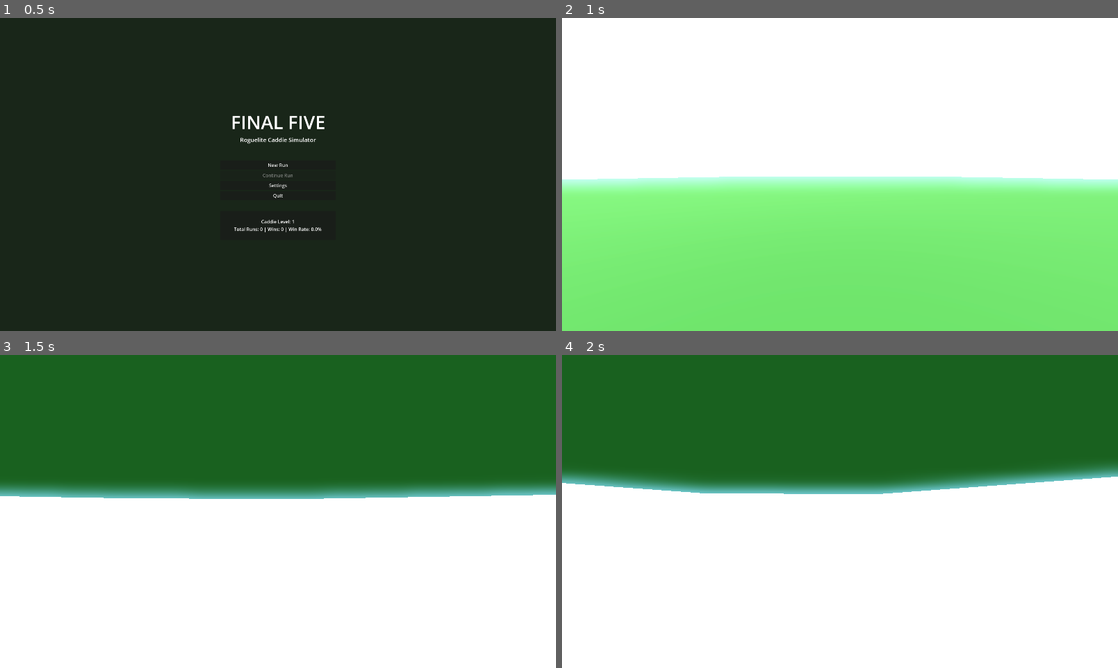
Above: before the commit, frames 1-4 (two rows, left to right).
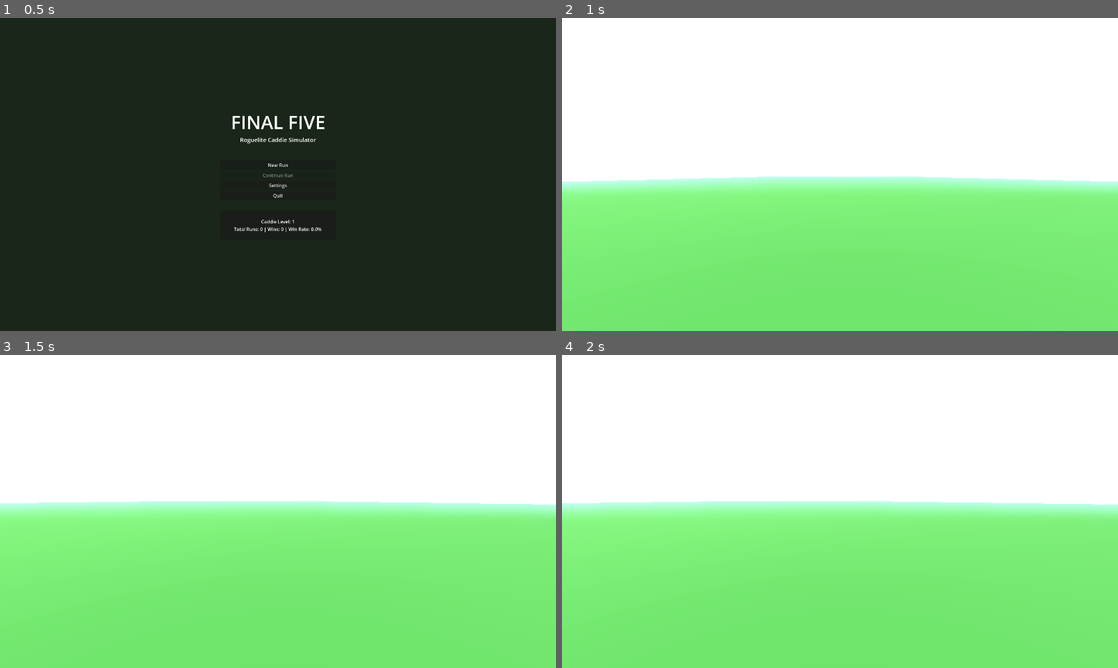
Above: after the commit, the same moments.

Repository: maybeiambatman/looper
Game: Godot game, scene res://scenes/main/main_menu.tscn
Two runs of this game, one before a commit and one after it. Both use one fixed random seed, a clock stepped at 60 frames per second and the inputs below.
Inputs (mouse positions are in pixels of both pictures, inside the frame that each line leads up to):
- Up to frame 1 (0.5 s): no input
- Up to frame 2 (1 s): click "New Run" at 0.5 s
- Up to frame 3 (1.5 s): tap Enter (confirm) at 1.25 s; move the mouse to (305, 511) at 1.27 s; hold W (move_forward) from 1.28 s (still down); hold Ctrl (crouch) from 1.28 s (still down)
- Up to frame 4 (2 s): keep holding W (move_forward); keep holding Ctrl (crouch)

Frame 1 is identical in both runs. In frame 2, 0.3% of the frame differs, in the area x 0-100%, y 50-53%; in frame 3, 99%, in the area x 0-100%, y 0-100%; in frame 4, 96%.

Commit message:
fix: Add ground collision and fix physics processing
- Enable use_collision on CSGBox3D ground
- Set collision_mask on Caddie to detect ground (layer 1)
- Always apply gravity and call move_and_slide() regardless of can_move state
- Lower starting position to be closer to ground

Diff:
--- a/scenes/main/game.tscn
+++ b/scenes/main/game.tscn
@@ -36,12 +36,14 @@
 
 [node name="TestGround" type="CSGBox3D" parent="CourseContainer"]
 transform = Transform3D(1, 0, 0, 0, 1, 0, 0, 0, 1, 0, -0.5, 0)
+use_collision = true
 size = Vector3(200, 1, 500)
 material = SubResource("StandardMaterial3D_1")
 
 [node name="Caddie" type="CharacterBody3D" parent="."]
-transform = Transform3D(1, 0, 0, 0, 1, 0, 0, 0, 1, 0, 1, 0)
+transform = Transform3D(1, 0, 0, 0, 1, 0, 0, 0, 1, 0, 0.9, 0)
 collision_layer = 2
+collision_mask = 1
 script = ExtResource("2_caddie")
 
 [node name="CollisionShape3D" type="CollisionShape3D" parent="Caddie"]
--- a/scripts/player/caddie_controller.gd
+++ b/scripts/player/caddie_controller.gd
@@ -101,27 +101,28 @@
 
 
 func _physics_process(delta: float) -> void:
-	if not can_move or is_in_menu:
-		return
-
-	# Get input direction
-	var input_dir := Input.get_vector("move_left", "move_right", "move_forward", "move_backward")
-	var direction := (transform.basis * Vector3(input_dir.x, 0, input_dir.y)).normalized()
-
-	# Apply movement
-	var speed := crouch_speed if is_crouching else walk_speed
-	if direction:
-		velocity.x = direction.x * speed
-		velocity.z = direction.z * speed
-	else:
-		velocity.x = move_toward(velocity.x, 0, speed)
-		velocity.z = move_toward(velocity.z, 0, speed)
-
-	# Gravity
+	# Always apply gravity
 	if not is_on_floor():
 		velocity.y -= 9.8 * delta
 	else:
 		velocity.y = 0
+
+	# Handle movement input only when allowed
+	if can_move and not is_in_menu:
+		var input_dir := Input.get_vector("move_left", "move_right", "move_forward", "move_backward")
+		var direction := (transform.basis * Vector3(input_dir.x, 0, input_dir.y)).normalized()
+
+		var speed := crouch_speed if is_crouching else walk_speed
+		if direction:
+			velocity.x = direction.x * speed
+			velocity.z = direction.z * speed
+		else:
+			velocity.x = move_toward(velocity.x, 0, speed)
+			velocity.z = move_toward(velocity.z, 0, speed)
+	else:
+		# Stop horizontal movement when can't move
+		velocity.x = move_toward(velocity.x, 0, walk_speed)
+		velocity.z = move_toward(velocity.z, 0, walk_speed)
 
 	move_and_slide()
 
